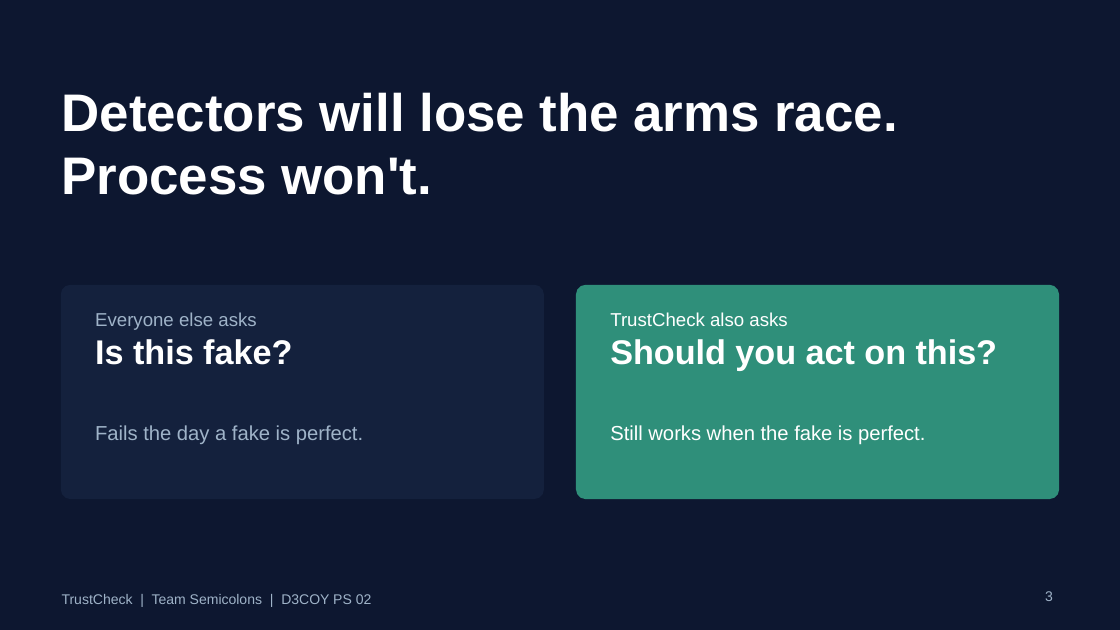
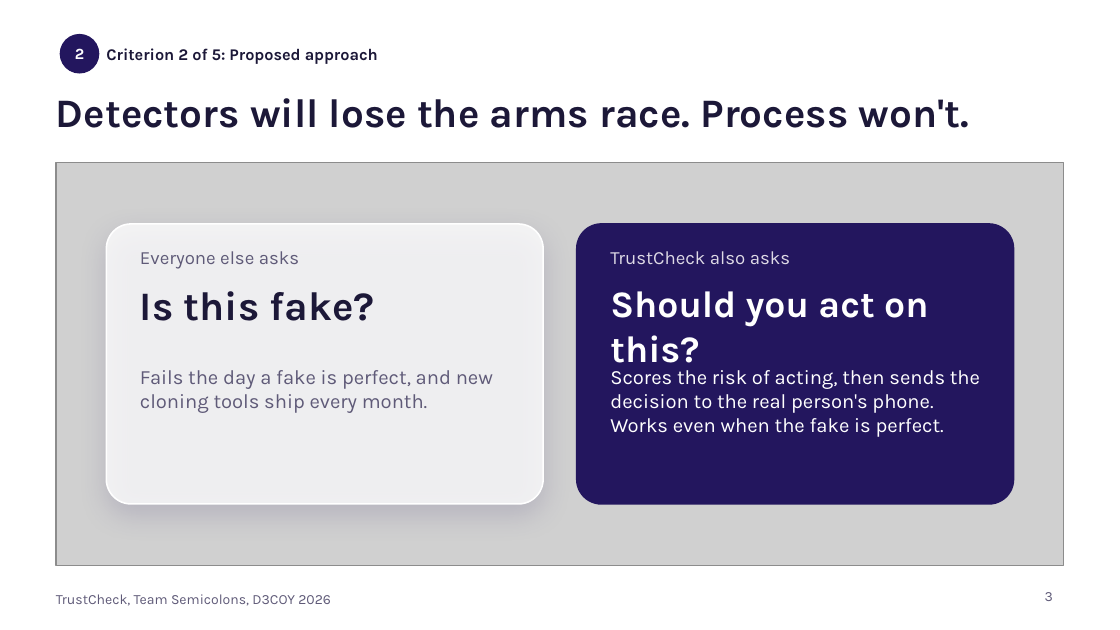
Before and after one commit to D3C0Y-1-0/Semicolons_D3C0Y_DhruvPatel, a slide deck: slide 3 of docs/TrustCheck_pitch.pptx. Drawn at 1120x630 pixels with LibreOffice and Linux fonts; fonts in the diff are those of the drawing; grey boxes stand for pictures; background and template pictures are left out. Boxes give left, top, right and bottom in pixels: in the first picture for what was removed or moved away, otherwise in the second. Text is boxed around its words. In the diff, an @@ line names an element or a change of style, - is before the commit and + after.

```diff
--- a/docs/TrustCheck_pitch.pptx
+++ b/docs/TrustCheck_pitch.pptx
@@ background #0D1730 to picture (left out) @@
@@ rounded rectangle resized from (x1=62, y1=286, x2=543, y2=498) to (x1=56, y1=31, x2=454, y2=76) @@
@@ rounded rectangle at (x1=56, y1=31, x2=454, y2=76): fill #14213D to #FFFFFF; outline #14213D 1 pt to #FFFFFF 1 pt; proportions changed @@
@@ ellipse added at (x1=60, y1=35, x2=99, y2=73), fill #23165E, outline #23165E 1 pt @@
@@ text added at (x1=75, y1=48, x2=84, y2=59), 10 pt, text #FFFFFF, bold @@
+2
@@ text added at (x1=106, y1=48, x2=378, y2=64), 10.5 pt, text #1C1838, bold @@
+Criterion 2 of 5: Proposed approach
@@ text at (x1=56, y1=98, x2=970, y2=128): text changed; size 34 to 26 pt; font Arial to Karla; text colour #FFFFFF to #1C1838 @@
-Detectors will lose the arms race.
-Process won't.
+Detectors will lose the arms race. Process won't.
@@ picture added at (x1=56, y1=162, x2=1064, y2=566) @@
@@ rounded rectangle added at (x1=106, y1=224, x2=543, y2=504), fill #FFFFFF at 78% opacity, outline #FFFFFF 1 pt @@
@@ rounded rectangle resized from (x1=577, y1=286, x2=1058, y2=498) to (x1=577, y1=224, x2=1014, y2=504) @@
@@ rounded rectangle at (x1=577, y1=224, x2=1014, y2=504): fill #2F8F7A to #23165E; outline #2F8F7A 1 pt to #23165E 1 pt; proportions changed @@
@@ text added at (x1=140, y1=251, x2=299, y2=269), 12 pt, text #5F5A78 @@
+Everyone else asks
@@ text added at (x1=610, y1=251, x2=790, y2=264), 12 pt, text #DEDAE6 @@
+TrustCheck also asks
@@ text "Is this fake?" moved from (x1=95, y1=312, x2=292, y2=365) to (x1=140, y1=291, x2=375, y2=321) @@
@@ text "Is this fake?" at (x1=140, y1=291, x2=375, y2=321): size 22 to 26 pt, font Arial to Karla, text colour #FFFFFF to #1C1838 @@
@@ text "Should you act on this?" moved from (x1=610, y1=312, x2=998, y2=371) to (x1=610, y1=291, x2=928, y2=372) @@
@@ text "Should you act on this?" at (x1=610, y1=291, x2=928, y2=372): size 22 to 24 pt, font Arial to Karla @@
@@ text at (x1=95, y1=312, x2=256, y2=330): paragraph removed @@
-Everyone else asks
@@ text at (x1=610, y1=312, x2=787, y2=326): paragraph removed @@
-TrustCheck also asks
@@ text at (x1=140, y1=370, x2=493, y2=413): text changed; font Arial to Karla; text colour #9FB3C8 to #5F5A78 @@
-Fails the day a fake is perfect.
+Fails the day a fake is perfect, and new cloning tools ship every month.
@@ text at (x1=610, y1=370, x2=980, y2=437): text changed; font Arial to Karla @@
-Still works when the fake is perfect.
+Scores the risk of acting, then sends the decision to the real person's phone. Works even when the fake is perfect.
@@ text at (x1=56, y1=594, x2=331, y2=606): text changed; font Arial to Karla; text colour #9FB3C8 to #5F5A78 @@
-TrustCheck | Team Semicolons | D3COY PS 02
+TrustCheck, Team Semicolons, D3COY 2026
@@ page number at (x1=1045, y1=592, x2=1053, y2=601): font Arial to Karla, text colour #9FB3C8 to #5F5A78 @@
```
Also in this commit, not shown: 8 other slides changed, 2 slides added, 2 slides removed, 1 other file.
